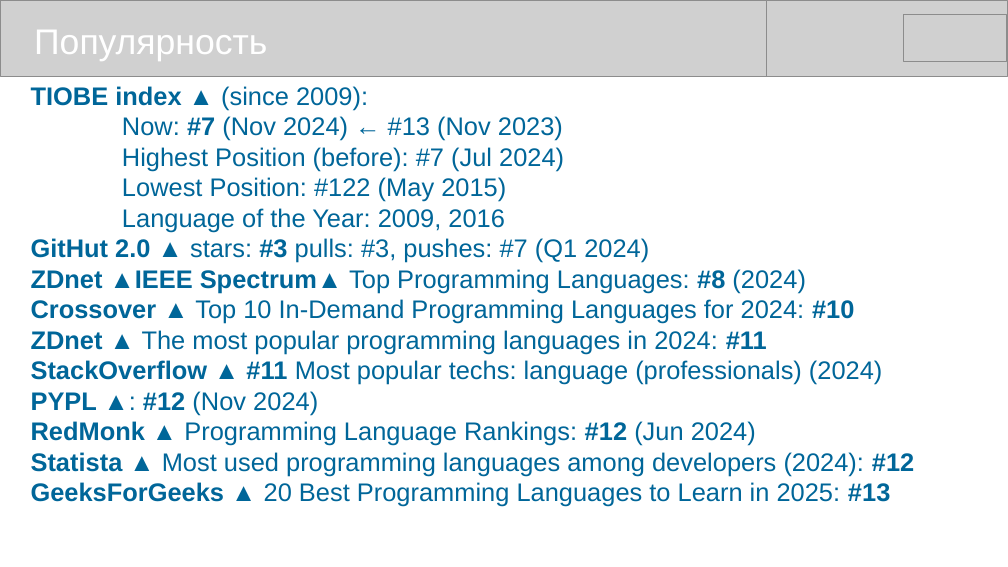
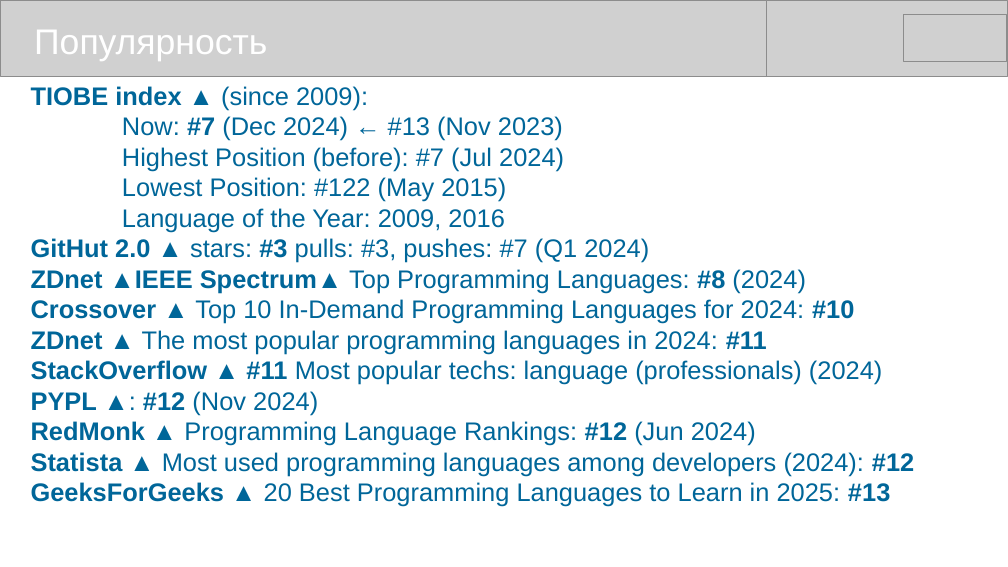
Before and after one commit to mike-shock/Go_language, a slide deck: slide 6 of Go_Review.odp. Drawn at 1008x567 pixels with LibreOffice and Linux fonts; fonts in the diff are those of the drawing; grey boxes stand for pictures. Boxes give left, top, right and bottom in pixels: in the first picture for what was removed or moved away, otherwise in the second. Text is boxed around its words. In the diff, an @@ line names an element or a change of style, - is before the commit and + after.

```diff
--- a/Go_Review.odp
+++ b/Go_Review.odp
@@ text at box(122, 116, 563, 141): text changed @@
-Now: #7 (Nov 2024) ← #13 (Nov 2023)
+Now: #7 (Dec 2024) ← #13 (Nov 2023)
```
Also in this commit, not shown: 2 other slides changed, 1 slide added, 1 slide removed, 1 other file.
